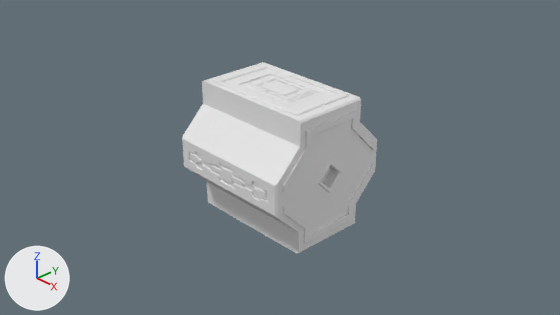
The Blender file assets_3D/environnements.blend: old version first, new version second.
Both versions are drawn from the file's camera 'Camera'. The lights are fixed; the arrows at lower left show +X, +Y and +Z. The same objects are shown in both versions, whatever each file hides.

Names of what the first picture shows: 'cube base'.
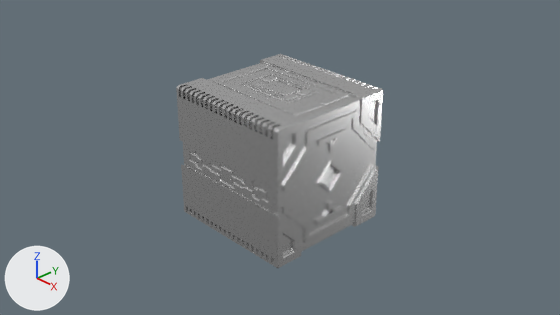
Diff of the bpy script that builds the scene:
```diff
--- a/assets_3D/environnements.blend.py
+++ b/assets_3D/environnements.blend.py
@@ mat_material_001 @@
+mat_material_001 = principled_material('Material.001')
+mat_material_001.base_color = (0.759, 0.759, 0.759)  # light grey #e2e2e2
+mat_material_001.metallic = 1.0
+mat_material_001.roughness = 0.243
+mat_material_001.sheen_weight = 0.00381
@@ me_cube_005 @@
 # used by ob_cube_base; location = (0.0, 0.0, 0.0)
-me_cube_005.from_pydata(...)  # 191 vertices, 126 faces, 1 loose edge; spans x 0.0..1.03, y 0.0..1.0, z 0.0..1.026
+me_cube_005.from_pydata(...)  # 221 vertices, 144 faces, 1 loose edge; spans x 0.0..1.039, y 0.0..1.0, z 0.0..1.026
+# me_cube_005 part 1
+# 1 face is deleted
+# 20 vertices are added at x 1.0..1.039, y 0.0..0.273, z 0.391..0.643
+# 10 new vertices lie (0.032, 0.0, 0.0) away from vertices in x 1.0, y 0.0..0.273, z 0.391..0.643
+# 19 new faces join them
+# me_cube_005 part 2: 125 faces spanning x 0.0..1.03, y 0.0..1.0, z 0.0..1.026 switch from no material to mat_material_001 (light grey #e2e2e2)
@@ me_cube_006_1 @@
+me_cube_006_1.from_pydata(...)  # 30 vertices, 24 faces; spans x 0.0..1.035, y 0.0..1.019, z 0.0..1.028
+me_cube_006_1.materials.append(mat_material_001)  # light grey #e2e2e2
@@ ob_cube__corner_001 @@
+ob_cube__corner_001 = bpy.data.objects.new('cube  corner.001', me_cube_006_1)
+ob_cube__corner_001.location = (0.0, 0.0, 0.0)
+_m = ob_cube__corner_001.modifiers.new('Boolean', 'BOOLEAN')
+_m.object = ob_cube_boll_corner
+_m.solver = 'FLOAT'
+_m = ob_cube__corner_001.modifiers.new('Mirror', 'MIRROR')
+_m.use_axis = (True, True, True)
+_m.use_clip = True
```

Boxes [x1, y1, x2, y2] around the edits, measured in the pictures (560 x 315 px):
'cube base', reshaped: before [182, 62, 377, 254]; after [183, 62, 377, 252]
'cube  corner.001', added: after [176, 54, 383, 268]
part 1 of me_cube_005, built on: before [278, 100, 377, 253]; after [278, 100, 377, 252]
part 2 of me_cube_005, recoloured (white to grey): before [182, 62, 375, 254]; after [183, 62, 375, 251]
